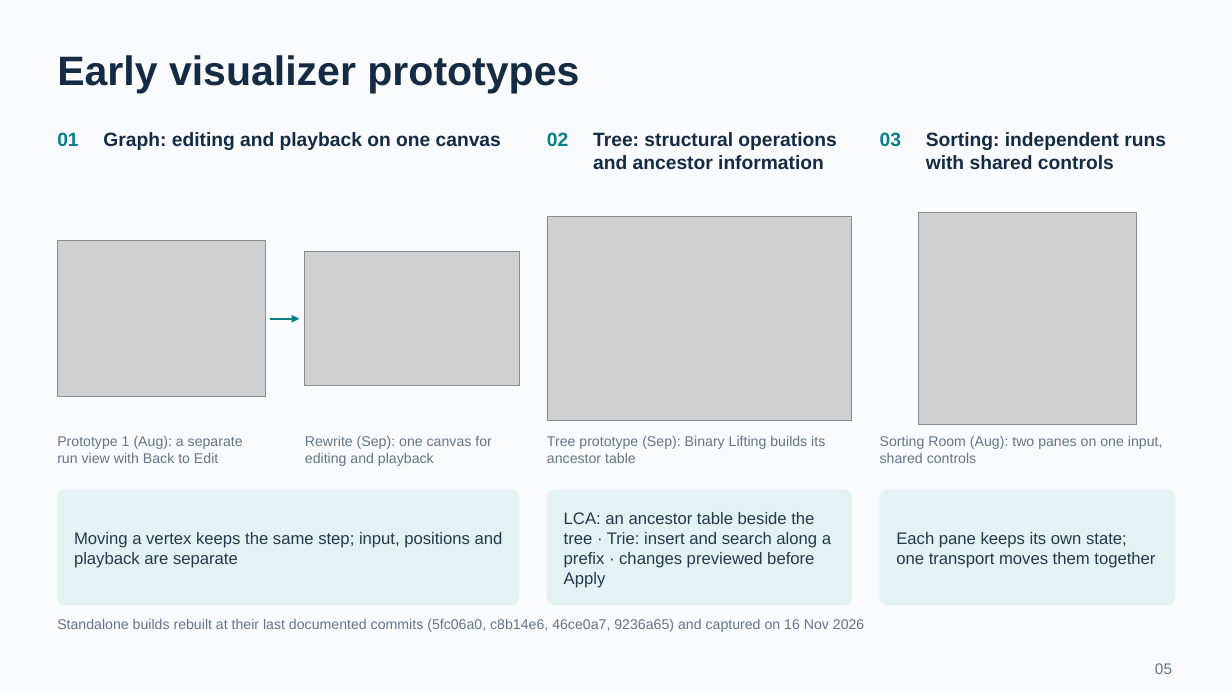
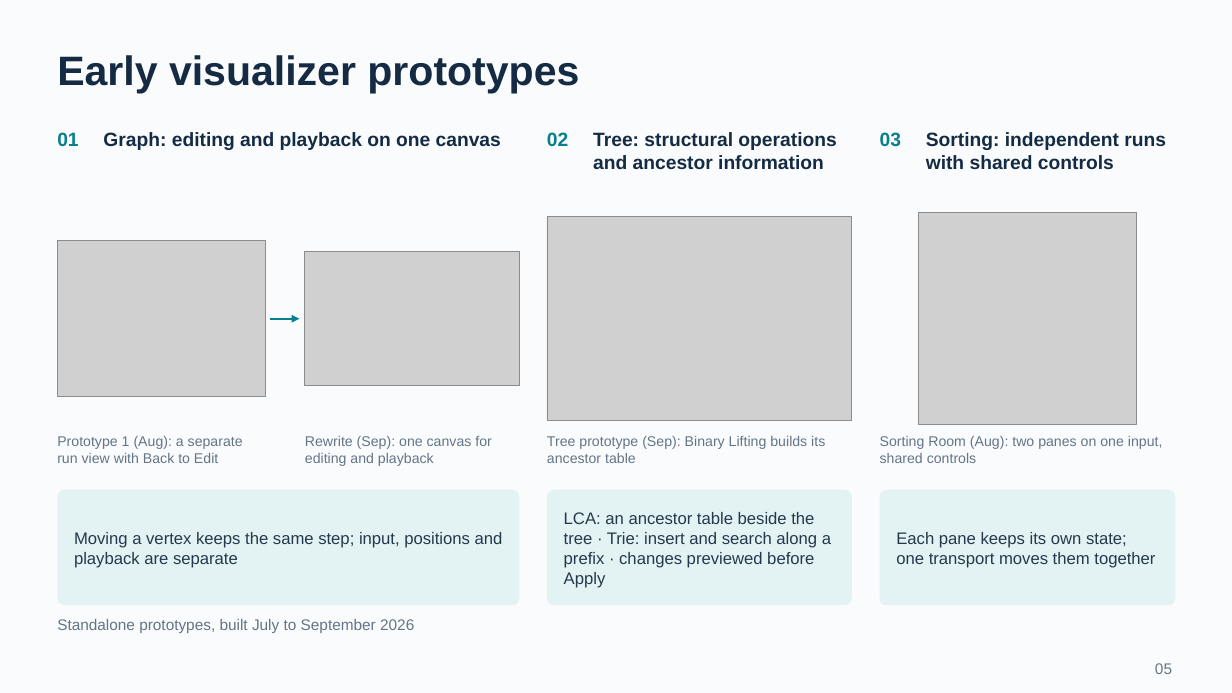
Before and after one commit to BJoozz/docsforfyp, a slide deck: slide 5 of presentation/VisuAlgo_CA_Presentation.pptx. Drawn at 1232x693 pixels with LibreOffice and Linux fonts; fonts in the diff are those of the drawing; grey boxes stand for pictures. Boxes give left, top, right and bottom in pixels: in the first picture for what was removed or moved away, otherwise in the second. Text is boxed around its words. In the diff, an @@ line names an element or a change of style, - is before the commit and + after.

```diff
--- a/presentation/VisuAlgo_CA_Presentation.pptx
+++ b/presentation/VisuAlgo_CA_Presentation.pptx
@@ text at [57,619,414,633]: text changed; size 11 to 12 pt @@
-Standalone builds rebuilt at their last documented commits (5fc06a0, c8b14e6, 46ce0a7, 9236a65) and captured on 16 Nov 2026
+Standalone prototypes, built July to September 2026
```
Also in this commit, not shown: 13 other slides changed, 1 slide added, 5 slides removed, 16 other files.
